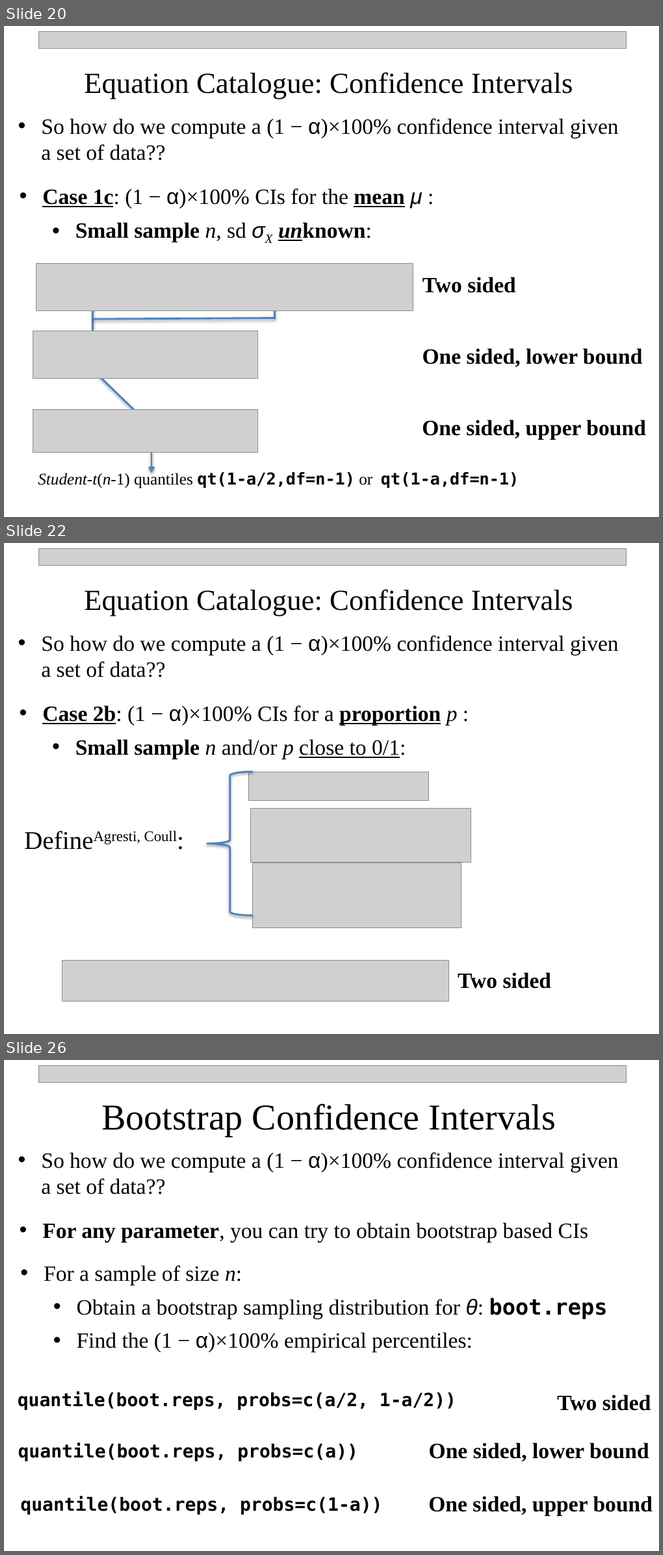
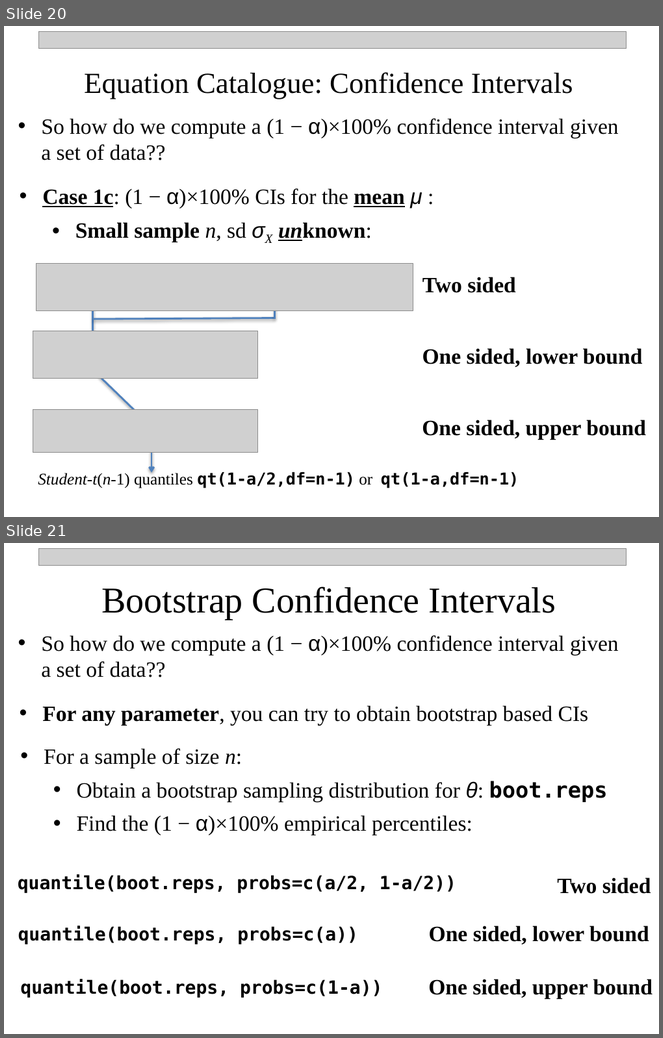
Before and after one commit to npetraco/MAT301, a slide deck: Notes/6_Interval_Estimation_Confidence.pptx. Shown one above the other, each under a label of ours: slides 20, 22 and 26 before the commit, slides 20 and 21 after it; the slides between them are not shown. The pictures are 663x1555 and 663x1038 pixels, drawn with LibreOffice and Linux fonts; fonts in the diff are those of the drawing; grey boxes stand for pictures. Boxes give left, top, right and bottom in pixels: in the first picture for what was removed or moved away, otherwise in the second. Text is boxed around its words. In the diff, an @@ line names an element or a change of style, - is before the commit and + after.

```diff
--- a/Notes/6_Interval_Estimation_Confidence.pptx
+++ b/Notes/6_Interval_Estimation_Confidence.pptx
@@ slide 22 removed at (4,543,659,1034), background #FFFFFF @@
@@ picture removed at (38,548,627,565) @@
@@ text removed at (84,589,573,616) @@
-Equation Catalogue: Confidence Intervals
@@ text removed at (41,635,619,678) @@
-• So how do we compute a (1 − α)×100% confidence interval given a set of data??
@@ text removed at (42,705,458,759) @@
-• Case 2b: (1 − α)×100% CIs for a proportion p :
-  • Small sample n and/or p close to 0/1:
@@ left brace removed at (207,772,252,915) @@
@@ picture removed at (248,772,428,800) @@
@@ picture removed at (250,809,471,863) @@
@@ text removed at (144,831,177,842) @@
-DefineAgresti, Coull:
@@ picture removed at (253,863,462,928) @@
@@ picture removed at (62,961,449,1002) @@
@@ text removed at (458,973,552,989) @@
-Two sided
@@ what was slide 26 is now slide 21 @@
```
Also in this commit, not shown: 3 slides changed, 1 slide added, 5 other slides removed.
